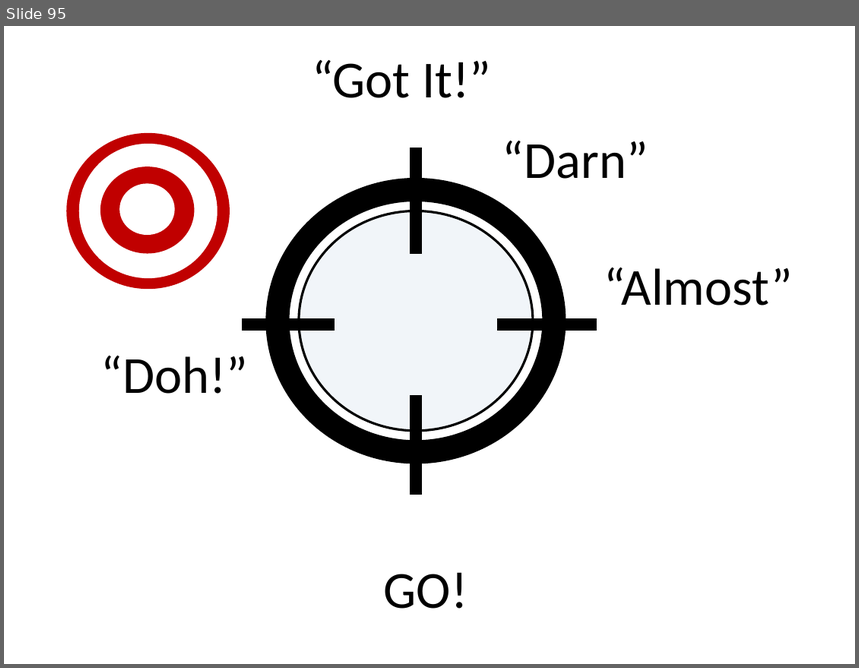
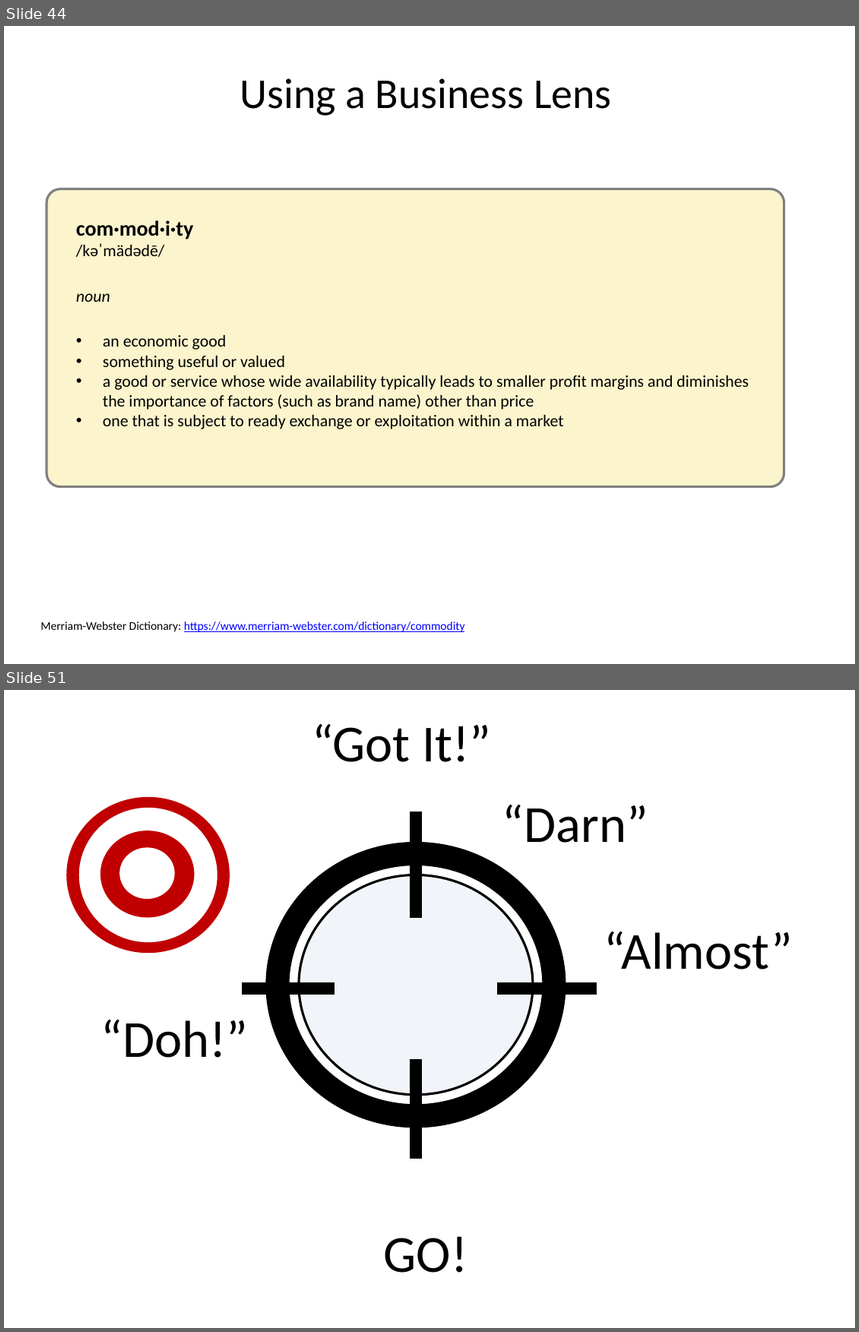
Before and after one commit to dsietz/daas, a slide deck: doc/Data as a Service.pptx. Shown one above the other, each under a label of ours: slide 95 before the commit, slides 44 and 51 after it; the slides between them are not shown. The pictures are 859x668 and 859x1332 pixels, drawn with LibreOffice and Linux fonts; fonts in the diff are those of the drawing. Boxes give left, top, right and bottom in pixels: in the first picture for what was removed or moved away, otherwise in the second. Text is boxed around its words. In the diff, an @@ line names an element or a change of style, - is before the commit and + after.

```diff
--- a/doc/Data as a Service.pptx
+++ b/doc/Data as a Service.pptx
@@ slide 44 added at (x1=4, y1=26, x2=855, y2=664), background #FFFFFF @@
@@ text added at (x1=240, y1=78, x2=612, y2=116), 36 pt, text #000000 @@
+Using a Business Lens
@@ rounded rectangle added at (x1=47, y1=189, x2=785, y2=487), fill #FBF4CD, outline #808080 2 pt @@
@@ text added at (x1=76, y1=221, x2=749, y2=430), 14 pt, text #000000 @@
+com·mod·i·ty
+/kəˈmädədē/
+noun
+• an economic good
+• something useful or valued
+• a good or service whose wide availability typically leads to smaller profit margins and diminishes the importance of factors (such as brand name) other than price
+• one that is subject to ready exchange or exploitation within a market
@@ text added at (x1=40, y1=622, x2=465, y2=632), 10 pt, text #0000FF, underline @@
+Merriam-Webster Dictionary: https://www.merriam-webster.com/dictionary/commodity
@@ what was slide 95 is now slide 51 @@
```
Also in this commit, not shown: 7 slides changed, 5 other slides added, 50 slides removed.
